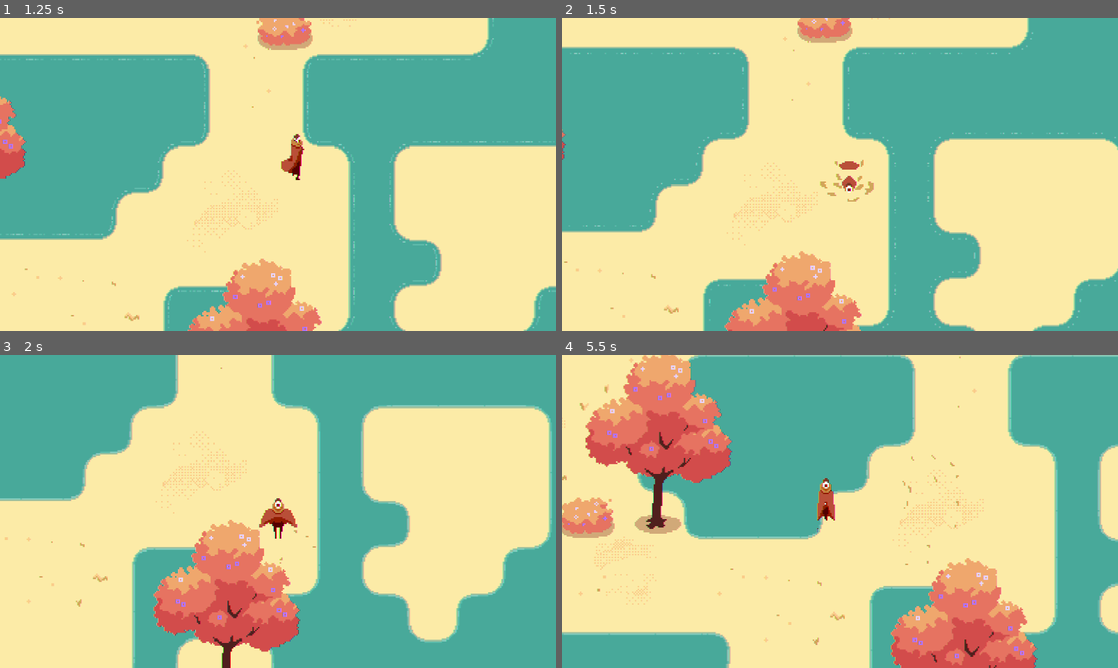
Above: before the commit, frames 1-4 (two rows, left to right).
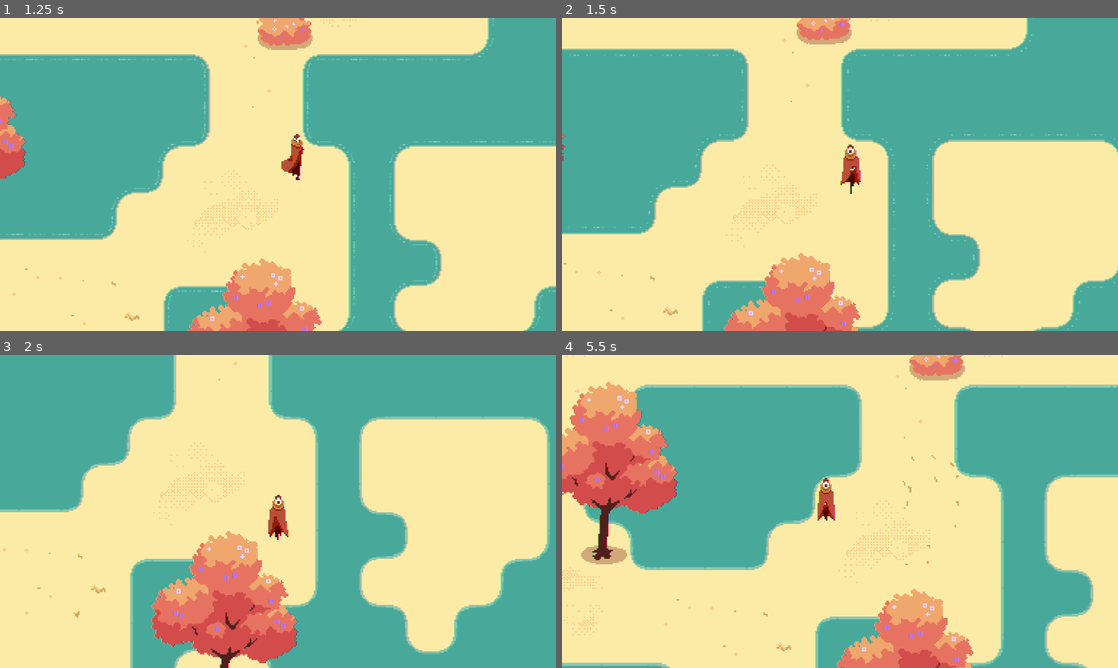
Above: after the commit, the same moments.

Repository: Lukko-Digital/Sift
Game: Godot game, scene res://scenes/main.tscn
The game is run twice, just before and just after one commit, with the same random seed, the same clock (stepped at 60 frames per second) and the same inputs. The engine's default icon, where the game draws it, is replaced by a stand-in: a white triangle on a blue panel in a dark square.
Inputs (mouse positions are in pixels of both pictures, inside the frame that each line leads up to):
- Up to frame 1 (1.25 s): move the mouse to (400, 158) at 0.52 s; hold D (right) from 0.53 s (still down); click (400, 158) at 0.6 s
- Up to frame 2 (1.5 s): move the mouse to (728, 190) at 1.27 s; release D (right) at 1.28 s; hold S (down) from 1.28 s (still down); tap Space (dash) at 1.35 s
- Up to frame 3 (2 s): keep holding S (down)
- Up to frame 4 (5.5 s): move the mouse to (895, 442) at 2.02 s; release S (down) at 2.03 s; hold D (right) 2.03-2.78 s; tap E (interact) at 2.1, 4.35 s; move the mouse to (812, 574) at 2.77 s; hold W (up) 2.78-3.53 s; click (812, 574) at 2.85 s; move the mouse to (1006, 558) at 3.52 s; hold A (left) 3.53-5.03 s; tap Space (dash) at 3.6 s; move the mouse to (673, 464) at 4.27 s; move the mouse to (867, 511) at 5.02 s; hold S (down) from 5.03 s (still down); click (867, 511) at 5.1 s

Frame 1 is identical in both runs. In frame 2, 6.0% of the frame differs, in the area x 0-100%, y 0-100%; in frame 3, 15%; in frame 4, 51%.
Error before the commit: Compile Error: Identifier not found: Array (res://scripts/abstract_base_classes/attack.gd:7)
Error after the commit: Parse Error: Cannot pass a value of type "String" as "Array[Effect]". (res://scripts/player/sand_dash.gd:19)

Commit message:
attack defaults to no effect

Diff:
--- a/scripts/abstract_base_classes/attack.gd
+++ b/scripts/abstract_base_classes/attack.gd
@@ -4,7 +4,7 @@
 var damage: int
 var effects: Array[Effect]
 
-func _init(name: String, damage: int, effects = Array[Effect]):
+func _init(name: String, damage: int, effects: Array[Effect] = []):
 	self.name = name
 	self.damage = damage
 	self.effects = effects
